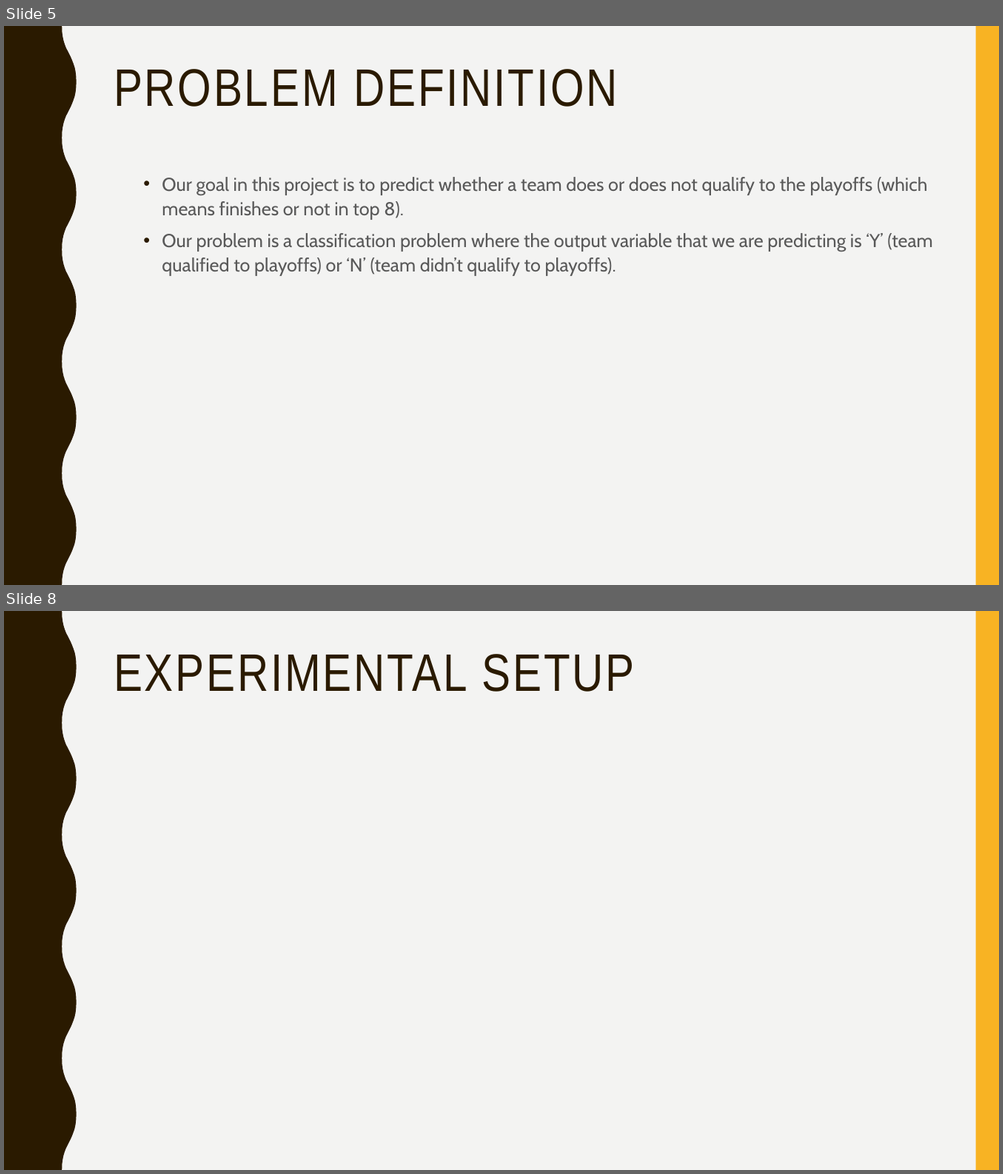
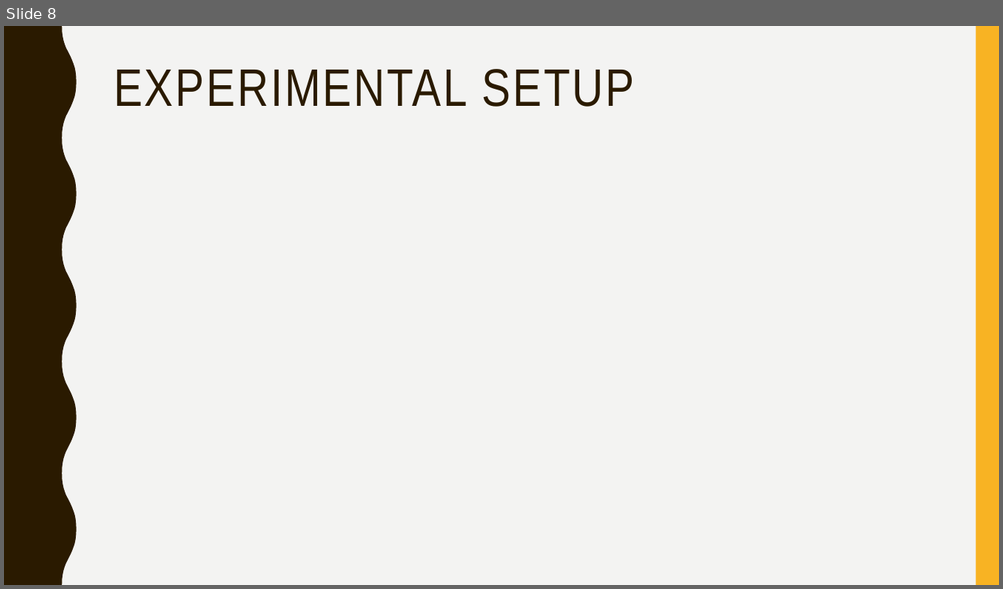
Before and after one commit to afs202005277/AC, a slide deck: ppt projeto.pptx. Shown one above the other, each under a label of ours: slides 5 and 8 before the commit, slide 8 after it; the slides between them are not shown. The pictures are 1003x1174 and 1003x589 pixels, drawn with LibreOffice and Linux fonts; fonts in the diff are those of the drawing. Boxes give left, top, right and bottom in pixels: in the first picture for what was removed or moved away, otherwise in the second. Text is boxed around its words. In the diff, an @@ line names an element or a change of style, - is before the commit and + after.

```diff
--- a/ppt projeto.pptx
+++ b/ppt projeto.pptx
@@ slide 5 removed at (4, 26, 999, 585), background #F3F3F2; not listed: 2 template elements that a slide beside it also shows @@
@@ title removed at (114, 69, 617, 107) @@
-PROBLEM DEFINITION
@@ text removed at (162, 177, 932, 276) @@
-• Our goal in this project is to predict whether a team does or does not qualify to the playoffs (which means finishes or not in top 8).
-• Our problem is a classification problem where the output variable that we are predicting is ‘Y’ (team qualified to playoffs) or ‘N’ (team didn’t qualify to playoffs).
```
Also in this commit, not shown: 6 slides changed, 1 slide added.
